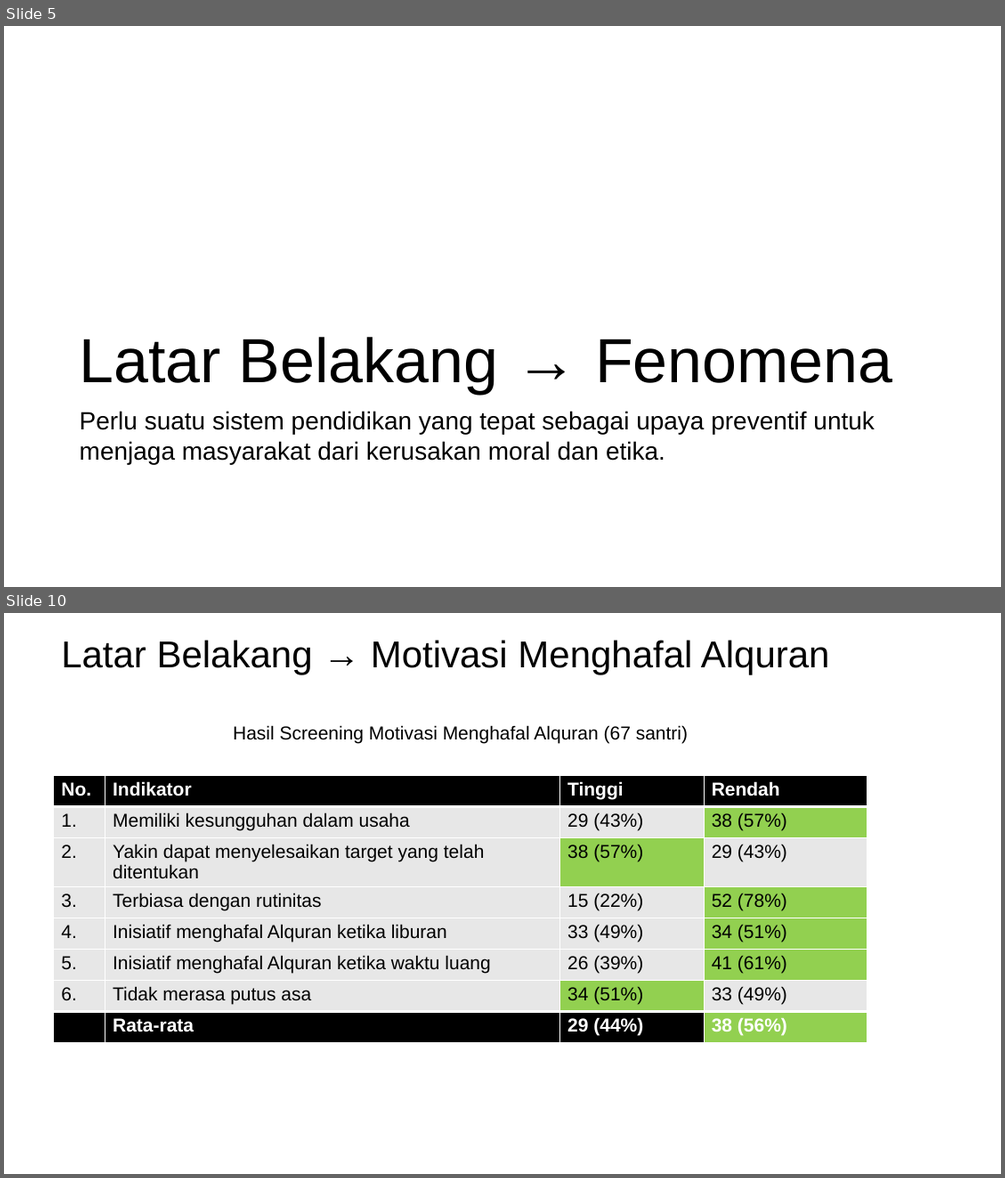
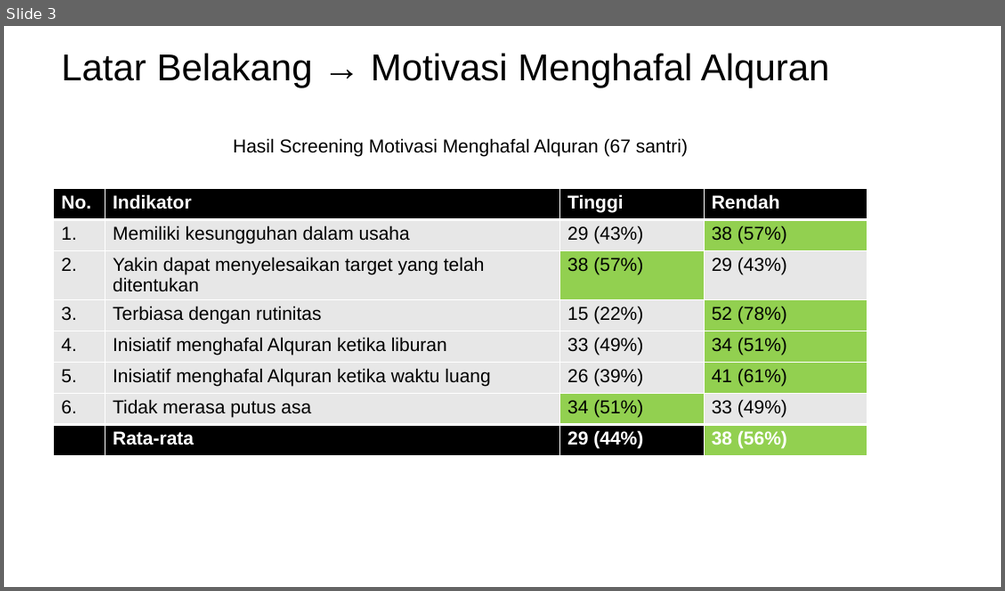
Before and after one commit to mzaini30/skripsi, a slide deck: seminar proposal.pptx. Shown one above the other, each under a label of ours: slides 5 and 10 before the commit, slide 3 after it; the slides between them are not shown. The pictures are 1005x1178 and 1005x591 pixels, drawn with LibreOffice and Linux fonts; fonts in the diff are those of the drawing; background and template pictures are left out. Boxes give left, top, right and bottom in pixels: in the first picture for what was removed or moved away, otherwise in the second. Text is boxed around its words. In the diff, an @@ line names an element or a change of style, - is before the commit and + after.

```diff
--- a/seminar proposal.pptx
+++ b/seminar proposal.pptx
@@ slide 5 removed at <box>4,26,1001,587</box>, background picture (left out) @@
@@ title removed at <box>80,337,893,394</box> @@
-Latar Belakang → Fenomena
@@ text removed at <box>80,410,874,464</box> @@
-Perlu suatu sistem pendidikan yang tepat sebagai upaya preventif untuk menjaga masyarakat dari kerusakan moral dan etika.
@@ what was slide 10 is now slide 3 @@
```
Also in this commit, not shown: 2 slides changed, 12 other slides removed, 4 other files.
